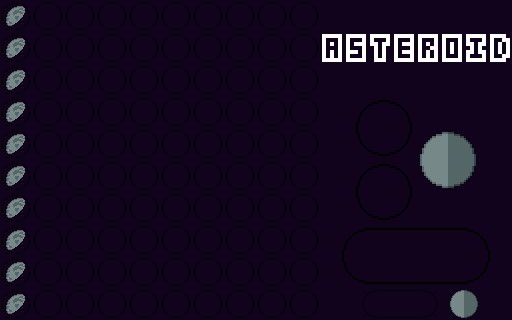
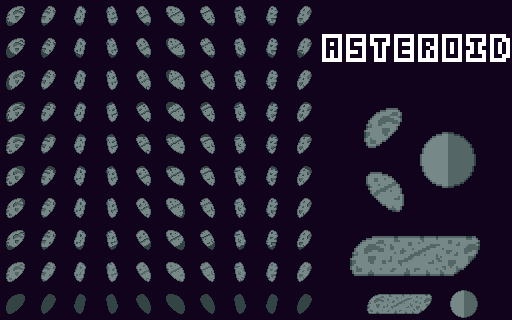
Revision of a layered w=512, h=320 image; what changed, layer by layer:
painted on "Front View" over [356, 100, 412, 156]
painted on "Back View" over [356, 164, 412, 220]
painted on "Large Projection" over [342, 228, 490, 284]
painted on "Small Projection" over [363, 290, 437, 318]
removed layer "Layer 1" over [6, 6, 25, 314]
painted on "Sprites" over [2, 2, 318, 318]
